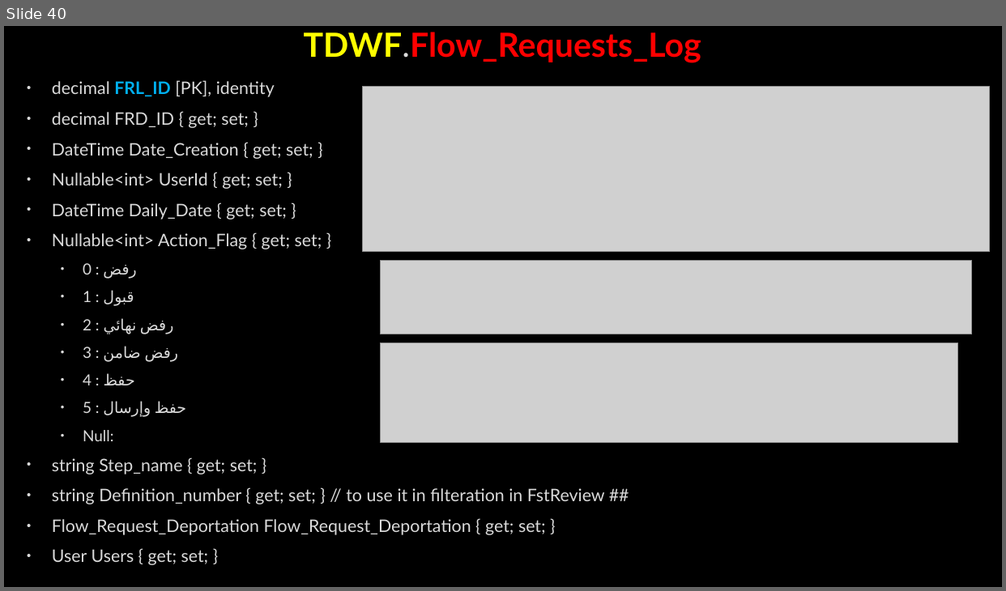
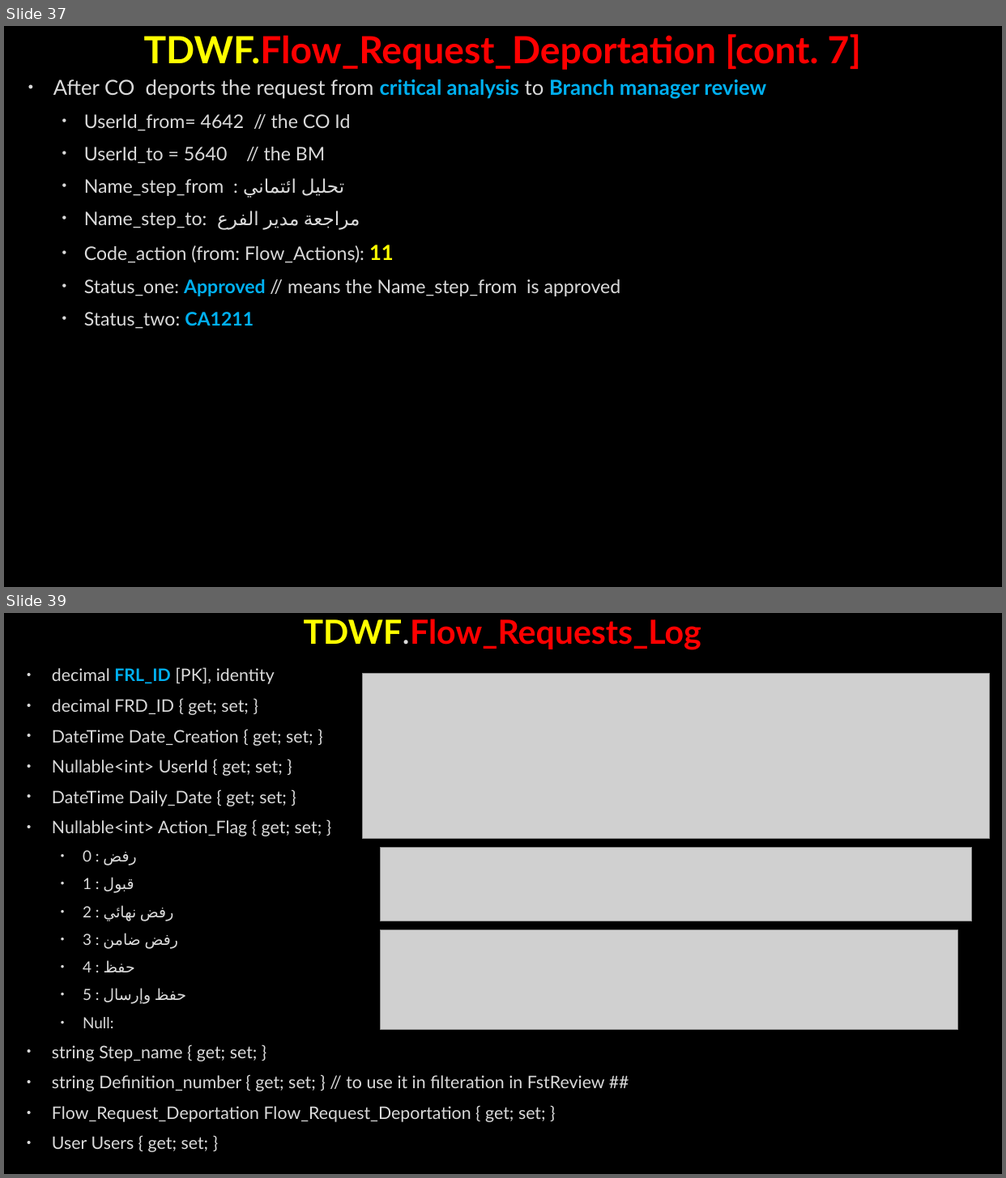
Before and after one commit to AhmedMohamedSamir1/Summary, a slide deck: Dot Net/Business.pptx. Shown one above the other, each under a label of ours: slide 40 before the commit, slides 37 and 39 after it; the slides between them are not shown. The pictures are 1006x591 and 1006x1178 pixels, drawn with LibreOffice and Linux fonts; fonts in the diff are those of the drawing; grey boxes stand for pictures; background and template pictures are left out. Boxes give left, top, right and bottom in pixels: in the first picture for what was removed or moved away, otherwise in the second. Text is boxed around its words. In the diff, an @@ line names an element or a change of style, - is before the commit and + after.

```diff
--- a/Dot Net/Business.pptx
+++ b/Dot Net/Business.pptx
@@ slide 37 added at (4, 26, 1002, 587), background picture (left out) @@
@@ title added at (144, 34, 861, 70), 36 pt, text #FF0000, bold @@
+TDWF.Flow_Request_Deportation [cont. 7]
@@ text added at (53, 79, 766, 329), 18 pt, text #DADADA @@
+• After CO deports the request from critical analysis to Branch manager review
+  • UserId_from= 4642 // the CO Id
+  • UserId_to = 5640 // the BM
+  • Name_step_from : تحليل ائتماني
+  • Name_step_to: مراجعة مدير الفرع
+  • Code_action (from: Flow_Actions): 11
+  • Status_one: Approved // means the Name_step_from is approved
+  • Status_two: CA1211
@@ what was slide 40 is now slide 39 @@
```
Also in this commit, not shown: 10 slides changed, 16 other slides added, 7 slides removed, 3 other files.
